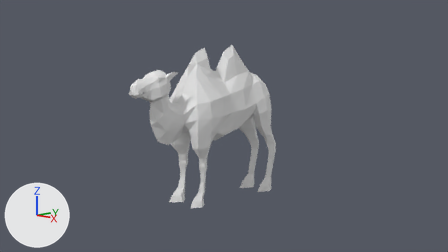
The Blender file camel_model.blend: old version first, new version second.
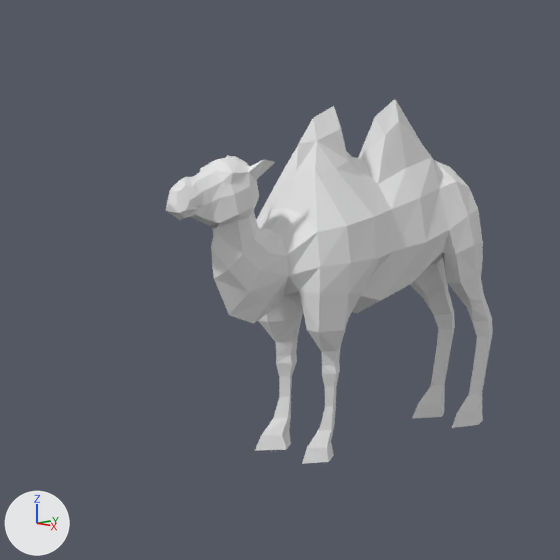
There are two pictures of each version: one from the file's camera 'Camera', one close up on the part from 12% to 68% of the width and 0% to 100% of the height. Lighting does not change. The marker at lower left points along +X, +Y and +Z.

The first close-up shows 'Camel'.
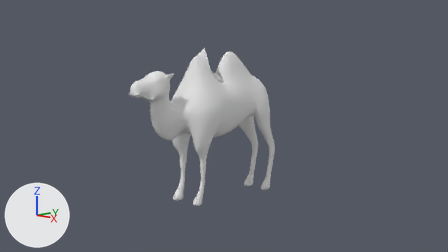
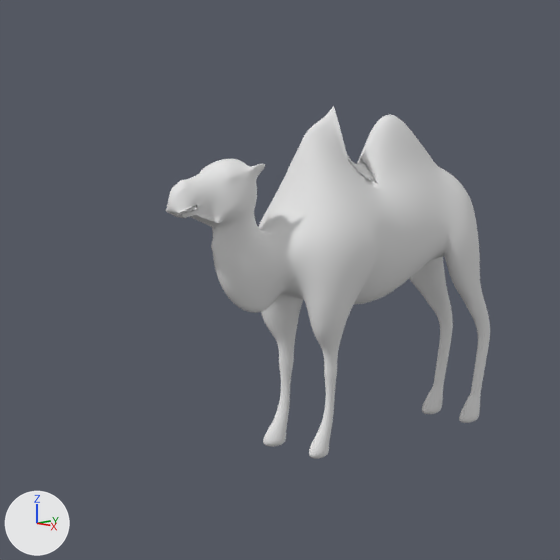
Commit message: smooth shading, subsurf modifier

Boxes (x1, y1, x2, y2) around the edits, measured in the close-ups (560 x 560 px):
```json
{"object": "Camel", "change": "modifiers changed", "before": [165, 99, 493, 464], "after": [166, 106, 490, 459]}
```

Scene script edits in JSON lines:
```json
{"block": "me_camel", "where": "me_camel.from_pydata(...)  # 259 vertices, 247 faces, 2 loose edges; spans x 0.0..0.36, y -1.45..0.89, z 0.0..1.92"}
{"block": "me_camel", "where": "# used by ob_camel; location = (0.0, 0.0, 0.0)"}
{"block": "me_camel", "change": "me_camel part 1: all faces are now shaded smooth (247 of 247 changed)"}
{"op": "add", "block": "ob_camel", "code": "_m = ob_camel.modifiers.new('Subsurf', 'SUBSURF')"}
```
